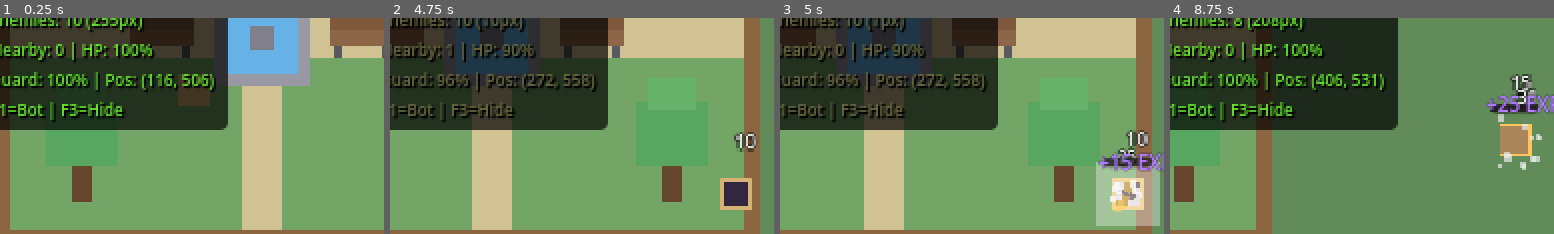
Above: before the commit, frames 1-4 (left to right).
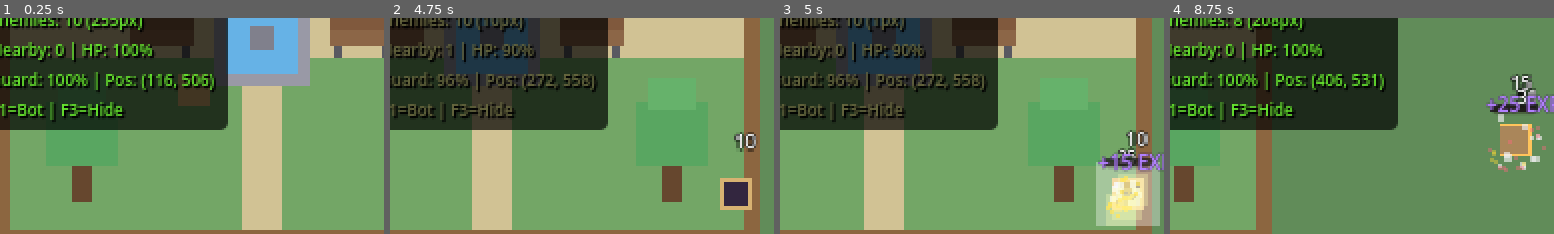
Above: after the commit, the same moments.

Repository: anthonyscry/momi-chronicles
Game: Godot game, scene res://ui/menus/title_screen.tscn
Two runs of this game, one before a commit and one after it. Both use one fixed random seed, a clock stepped at 60 frames per second and the inputs below.
Inputs (mouse positions are % of the whole screen's width and height, from its top left):
- Up to frame 1 (0.25 s): no input
- Up to frame 2 (4.75 s): tap Enter at 0.5 s; move the mouse to (72, 45) at 0.52 s; hold D (move_right) 0.53-1.28 s; hold Space (attack) 0.53-1.28 s; move the mouse to (30, 55) at 1.27 s; hold S (move_down) 1.28-2.03 s; tap V (block) at 1.35 s; move the mouse to (60, 28) at 2.02 s; hold D (move_right) 2.03-2.78 s; tap X (dodge) at 2.1 s; move the mouse to (45, 70) at 2.77 s; hold W (move_up) 2.78-3.53 s; tap E (interact) at 2.85 s; move the mouse to (80, 65) at 3.52 s; hold Shift (run) 3.53-4.28 s; hold A (move_left) from 3.53 s (still down); move the mouse to (20, 35) at 4.27 s; right-click (20, 35) at 4.35 s
- Up to frame 3 (5 s): keep holding A (move_left)
- Up to frame 4 (8.75 s): move the mouse to (55, 50) at 5.02 s; release A (move_left) at 5.03 s; hold S (move_down) 5.03-5.78 s; hold Space (attack) 5.03-5.78 s; move the mouse to (35, 25) at 5.77 s; hold D (move_right) 5.78-6.53 s; tap V (block) at 5.85 s; move the mouse to (72, 45) at 6.52 s; hold W (move_up) 6.53-7.28 s; tap X (dodge) at 6.6 s; move the mouse to (30, 55) at 7.27 s; hold D (move_right) 7.28-8.03 s; tap E (interact) at 7.35 s; move the mouse to (60, 28) at 8.02 s; hold S (move_down) from 8.03 s (still down); hold Shift (run) from 8.03 s (still down)
The pictures show only the part of the screen within x 5-55%, y 40-90%; the shares and areas given below are measured in that part.

Frames 1-2 are identical in both runs. In frame 3, 1.8% of the frame differs, in the area x 84-96%, y 72-97%; in frame 4, 0.3%.
Error in both runs: Invalid assignment of property or key 'patrol_points' with value of type 'Array' on a base object of type 'CharacterBody2D (Crow)'. (res://characters/enemies/s…

Commit message:
feat(13-03): add pickup collection visual effects
- spawn_pickup_effect for particle burst on collect
- flash_pickup for emphasis flash effect
- Pink particles/flash for health pickups
- Gold particles/flash for coin pickups

Diff:
--- a/autoloads/effects_manager.gd
+++ b/autoloads/effects_manager.gd
@@ -551,3 +551,44 @@
 	tween.tween_property(label, "global_position:y", label.global_position.y - 25, 0.8)
 	tween.tween_property(label, "modulate:a", 0.0, 0.8).set_delay(0.3)
 	tween.chain().tween_callback(label.queue_free)
+
+
+# =============================================================================
+# PICKUP COLLECTION EFFECTS
+# =============================================================================
+
+## Spawn pickup collection particles
+func spawn_pickup_effect(pos: Vector2, color: Color) -> void:
+	# Spawn 5-8 small particles that burst outward
+	var particle_count = randi_range(5, 8)
+	for i in particle_count:
+		var particle = ColorRect.new()
+		particle.size = Vector2(2, 2)
+		particle.color = color
+		particle.position = pos - Vector2(1, 1)  # Center
+		get_tree().current_scene.add_child(particle)
+
+		# Animate outward and fade
+		var tween = particle.create_tween()
+		var direction = Vector2(randf_range(-1, 1), randf_range(-1, 1)).normalized()
+		var end_pos = pos + direction * randf_range(12, 20)
+		tween.set_parallel(true)
+		tween.tween_property(particle, "position", end_pos, 0.25)
+		tween.tween_property(particle, "modulate:a", 0.0, 0.25)
+		tween.chain().tween_callback(particle.queue_free)
+
+
+## Quick flash at position (for emphasis)
+func flash_pickup(pos: Vector2, color: Color) -> void:
+	var flash = ColorRect.new()
+	flash.size = Vector2(12, 12)
+	flash.position = pos - Vector2(6, 6)
+	flash.color = color
+	flash.modulate.a = 0.7
+	get_tree().current_scene.add_child(flash)
+
+	var tween = flash.create_tween()
+	tween.set_parallel(true)
+	tween.tween_property(flash, "scale", Vector2(1.5, 1.5), 0.12)
+	tween.tween_property(flash, "modulate:a", 0.0, 0.12)
+	tween.chain().tween_callback(flash.queue_free)
--- a/components/health/health_pickup.gd
+++ b/components/health/health_pickup.gd
@@ -74,6 +74,10 @@
 		# Play pickup sound
 		AudioManager.play_sfx("health_pickup")
 
+		# Visual effects - pink burst
+		EffectsManager.spawn_pickup_effect(global_position, Color(1.0, 0.4, 0.5))  # Pink
+		EffectsManager.flash_pickup(global_position, Color(1.0, 0.8, 0.8))
+
 		# Pickup effect - quick scale up and fade
 		var tween = create_tween()
 		tween.set_parallel(true)
--- a/components/pickup/coin_pickup.gd
+++ b/components/pickup/coin_pickup.gd
@@ -71,6 +71,10 @@
 		# Play coin sound
 		AudioManager.play_sfx("coin")
 
+		# Visual effects - gold burst
+		EffectsManager.spawn_pickup_effect(global_position, Color(1.0, 0.85, 0.2))  # Gold
+		EffectsManager.flash_pickup(global_position, Color(1.0, 1.0, 0.7))
+
 		# Pickup effect - quick scale up and fade
 		var tween = create_tween()
 		tween.set_parallel(true)
